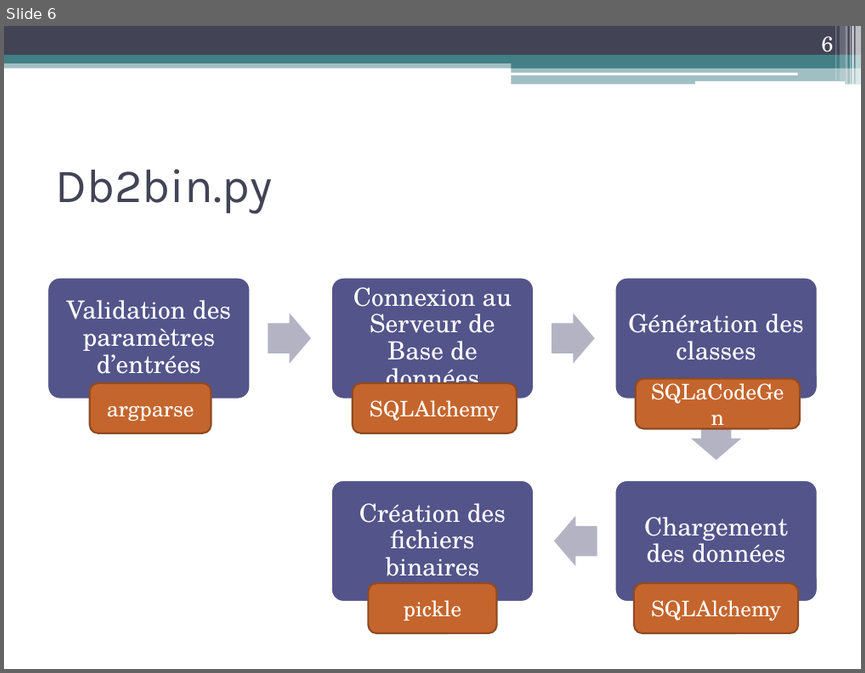
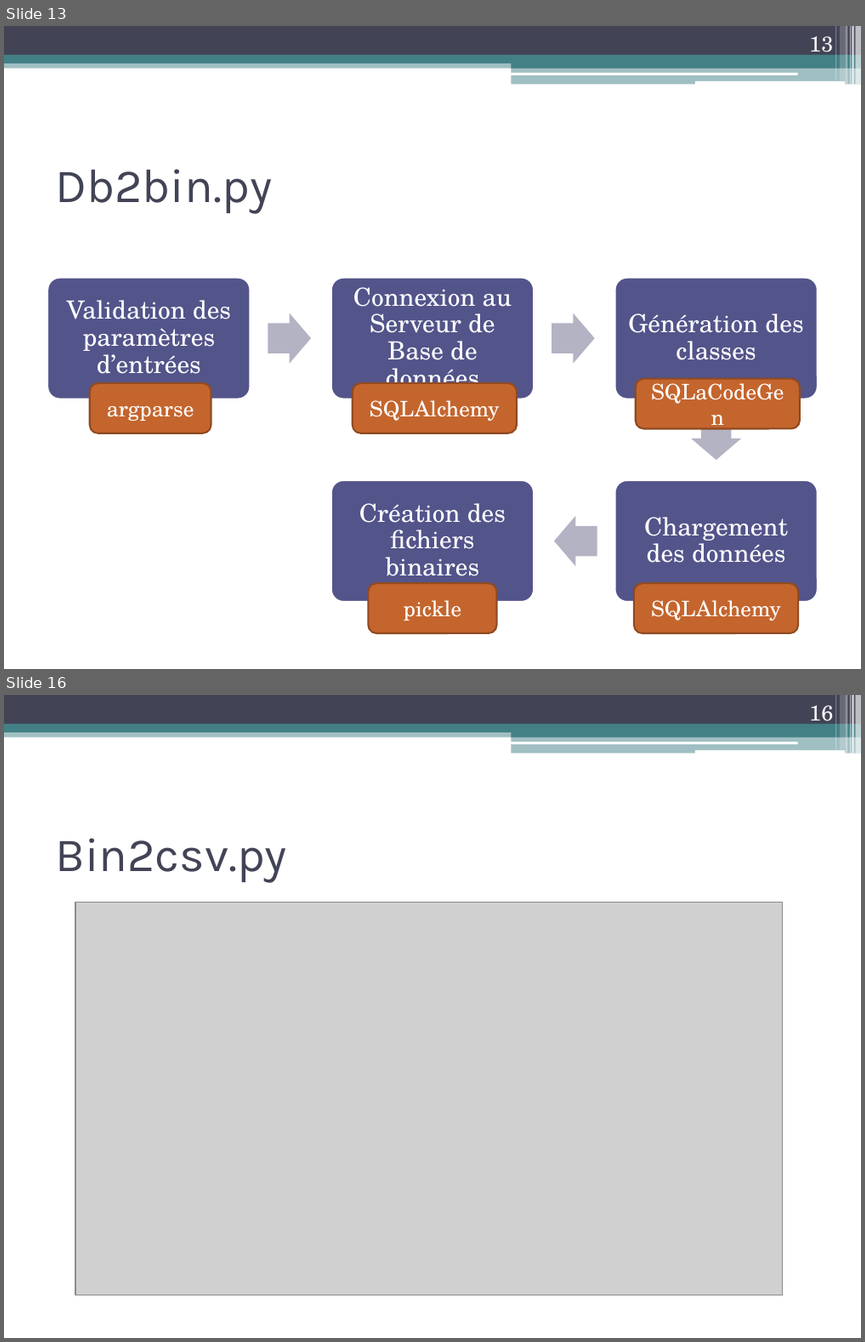
Before and after one commit to anunnakian/db2file, a slide deck: docs/dataMigrator.pptx. Shown one above the other, each under a label of ours: slide 6 before the commit, slides 13 and 16 after it; the slides between them are not shown. The pictures are 865x673 and 865x1342 pixels, drawn with LibreOffice and Linux fonts; fonts in the diff are those of the drawing; grey boxes stand for pictures. Boxes give left, top, right and bottom in pixels: in the first picture for what was removed or moved away, otherwise in the second. Text is boxed around its words. In the diff, an @@ line names an element or a change of style, - is before the commit and + after.

```diff
--- a/docs/dataMigrator.pptx
+++ b/docs/dataMigrator.pptx
@@ slide 16 added at (4,695,861,1338), background #FFFFFF; not listed: 13 template elements that a slide beside it also shows @@
@@ page number added at (809,705,833,727), 18 pt, text #FFFFFF @@
+16
@@ title added at (55,838,287,882), 40 pt, text #424456 @@
+Bin2csv.py
@@ picture added at (75,902,782,1295) @@
@@ what was slide 6 is now slide 13 @@
@@ page number at (809,36,833,58): text changed @@
-6
+13
```
Also in this commit, not shown: 4 slides changed, 13 other slides added, 2 slides removed.
